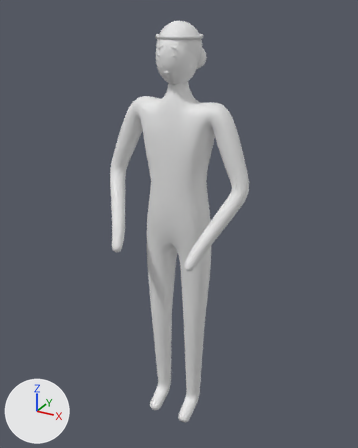
An edit to the FBX model Assets/HuaShang/Resources/HuaShang/Art/Characters/SK_haiLun.fbx, drawn before and after from the same camera.
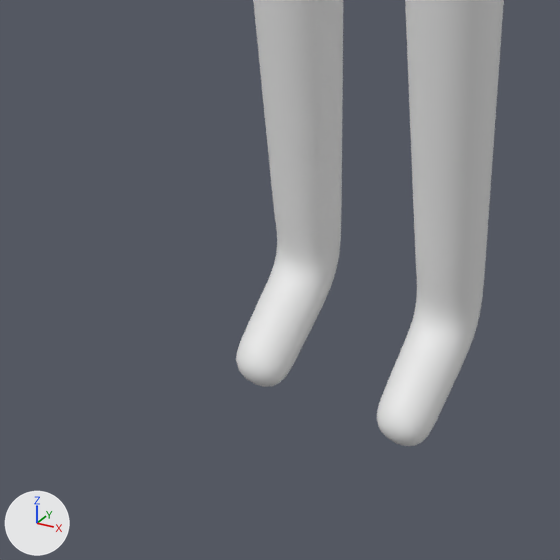
The first picture shows the older version from a 50 mm lens placed at (0.873, -1.584, 1.73), pointed at (0.0, 0.002, 0.936). The close-ups show the older and then the newer version on the part from 29% to 60% of the width and 74% to 100% of the height of that picture. Only the edits that show in the close-ups are written down. Every picture has the same lights, and +X, +Y and +Z are marked at lower left. Where no turn or scale is listed for an object, it has been applied to the vertices.

The older version as bpy lines, for what is in view:
```python
me_body_skel_001 = bpy.data.meshes.new('Body_skel.001')
me_body_skel_001.from_pydata(...)  # 3626 vertices, 3624 faces; spans x -0.292..0.292, y -0.225..0.087, z 0.017..1.497
me_body_skel_001.materials.append(mat_m_skin)  # white #e7e7e7
ob_body = bpy.data.objects.new('Body', me_body_skel_001)
ob_body.location = (0.0, 0.0, 0.0)
```
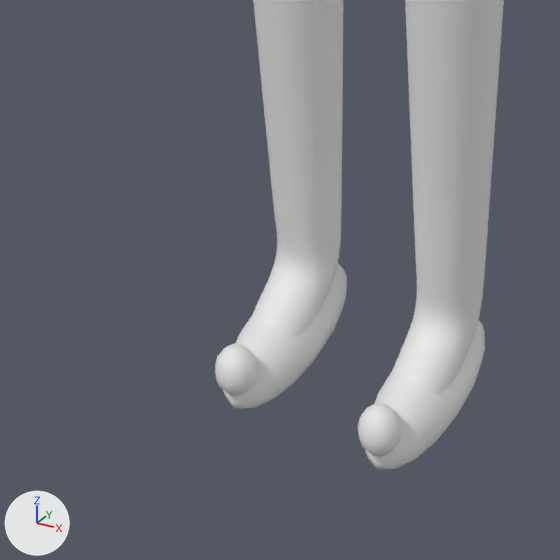
Patch to the scene script:
```diff
--- a/Assets/HuaShang/Resources/HuaShang/Art/Characters/SK_haiLun.fbx.py
+++ b/Assets/HuaShang/Resources/HuaShang/Art/Characters/SK_haiLun.fbx.py
@@ me_shoe_001 @@
+me_shoe_001.from_pydata(...)  # 146 vertices, 160 faces; spans x -0.11..-0.04, y -0.145..0.055, z 0.0..0.08
+me_shoe_001.materials.append(mat_m_lacquer_red)  # white #e7e7e7
@@ me_shoetip @@
+me_shoetip.from_pydata(...)  # a UV sphere (10 segments, 6 rings, poles along z) spanning x 0.056..0.094, y -0.155..-0.115, z 0.045..0.095
+me_shoetip.materials.append(mat_m_lacquer_red)  # white #e7e7e7
@@ me_shoe @@
+me_shoe.from_pydata(...)  # 146 vertices, 160 faces; spans x 0.04..0.11, y -0.145..0.055, z 0.0..0.08
+me_shoe.materials.append(mat_m_lacquer_red)  # white #e7e7e7
@@ me_shoetip_001 @@
+me_shoetip_001.from_pydata(...)  # a UV sphere (10 segments, 6 rings, poles along z) spanning x -0.094..-0.056, y -0.155..-0.115, z 0.045..0.095
+me_shoetip_001.materials.append(mat_m_lacquer_red)  # white #e7e7e7
@@ ob_shoe_001 @@
+ob_shoe_001 = bpy.data.objects.new('Shoe.001', me_shoe_001)
+ob_shoe_001.location = (0.0, 0.0, 0.0)
@@ ob_shoetip @@
+ob_shoetip = bpy.data.objects.new('ShoeTip', me_shoetip)
+ob_shoetip.location = (0.0, 0.0, 0.0)
@@ ob_shoe @@
+ob_shoe = bpy.data.objects.new('Shoe', me_shoe)
+ob_shoe.location = (0.0, 0.0, 0.0)
@@ ob_shoetip_001 @@
+ob_shoetip_001 = bpy.data.objects.new('ShoeTip.001', me_shoetip_001)
+ob_shoetip_001.location = (0.0, 0.0, 0.0)
```

What differs and where, as boxes [x1, y1, x2, y2] in the close-ups (560 x 560 px):
'Shoe.001', added
    after: [223, 263, 347, 409]
'Shoe', added
    after: [365, 320, 485, 469]
'ShoeTip', added
    after: [357, 403, 402, 457]
'ShoeTip.001', added
    after: [215, 343, 257, 396]
